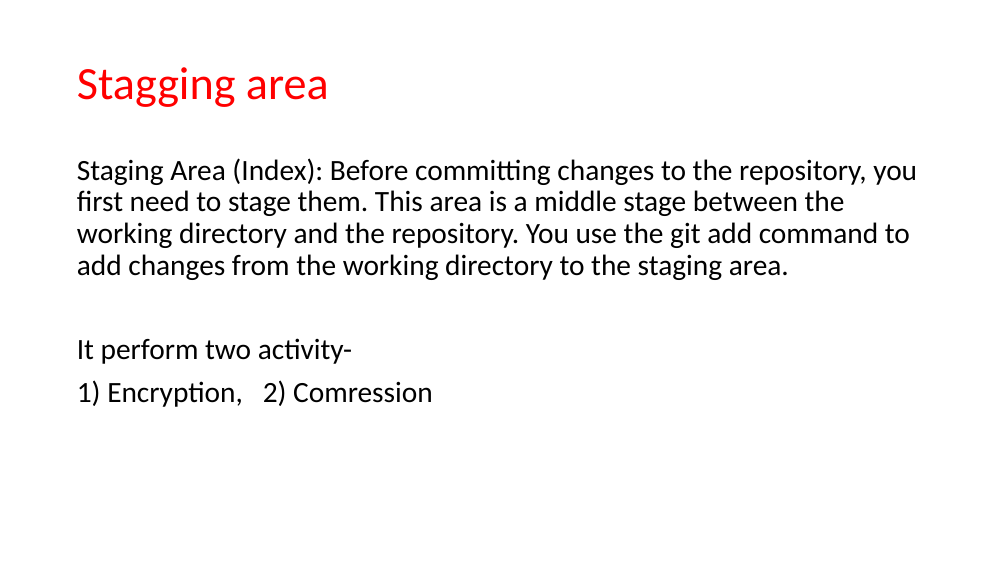
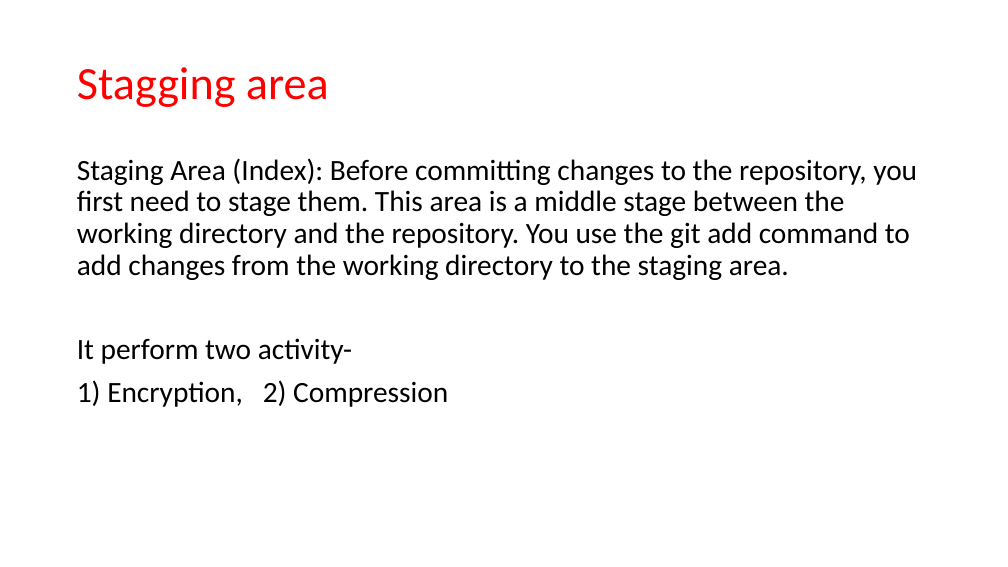
Before and after one commit to JanbaskDevops/Batch1, a slide deck: slide 19 of MyLearnings/CICD/Class5- Azure Repository/Class presentation.pptx (slide 18 before the commit). Drawn at 1008x567 pixels with LibreOffice and Linux fonts; fonts in the diff are those of the drawing. Boxes give left, top, right and bottom in pixels: in the first picture for what was removed or moved away, otherwise in the second. Text is boxed around its words. In the diff, an @@ line names an element or a change of style, - is before the commit and + after.

```diff
--- a/MyLearnings/CICD/Class5- Azure Repository/Class presentation.pptx
+++ b/MyLearnings/CICD/Class5- Azure Repository/Class presentation.pptx
@@ text at (77,380,448,407): text changed @@
-1) Encryption, 2) Comression
+1) Encryption, 2) Compression
```
Also in this commit, not shown: 7 other slides changed, 10 slides added, 2 slides removed.
